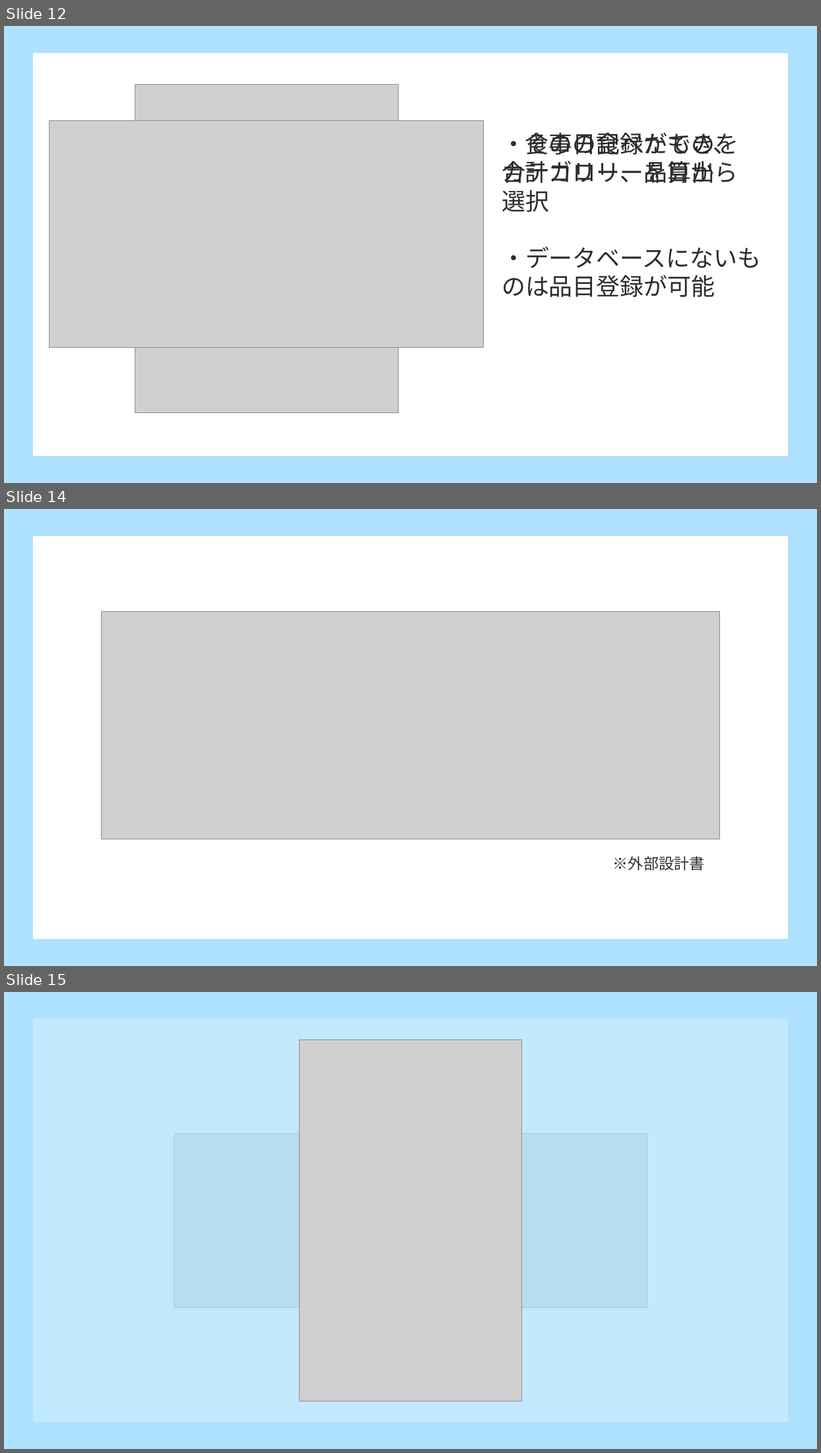
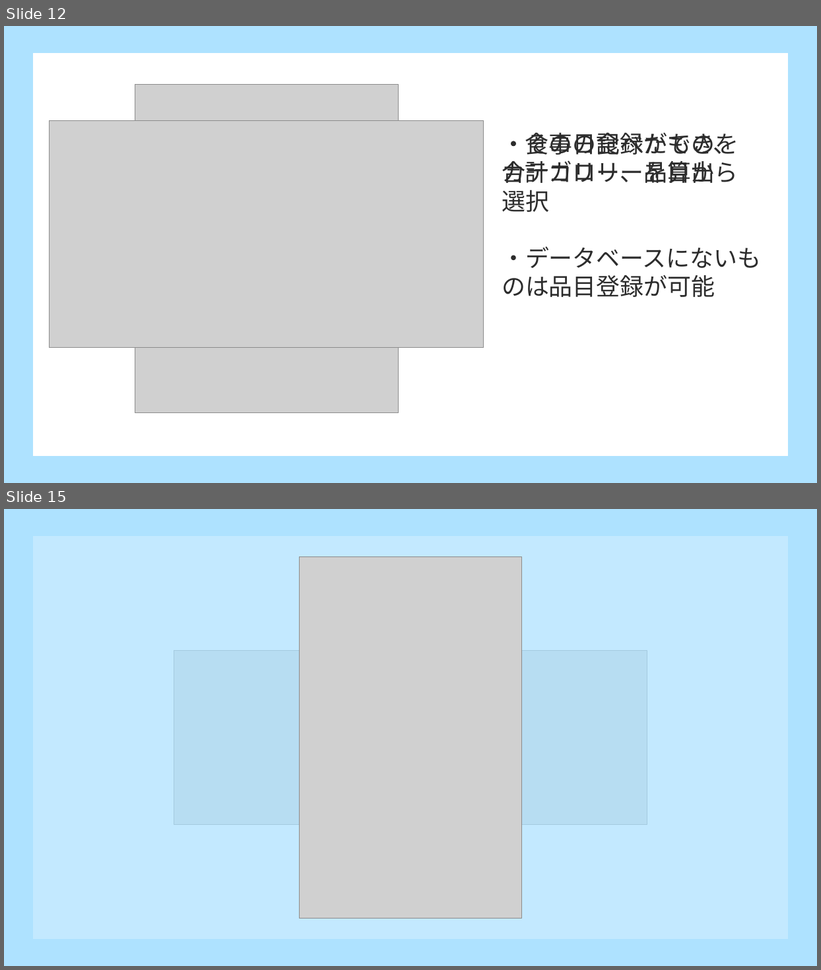
Before and after one commit to dojo2023/D-1, a slide deck: doc/発表資料.pptx. Shown one above the other, each under a label of ours: slides 12, 14 and 15 before the commit, slides 12 and 15 after it; the slides between them are not shown. The pictures are 821x1453 and 821x970 pixels, drawn with LibreOffice and Linux fonts; fonts in the diff are those of the drawing; grey boxes stand for pictures. Boxes give left, top, right and bottom in pixels: in the first picture for what was removed or moved away, otherwise in the second. Text is boxed around its words. In the diff, an @@ line names an element or a change of style, - is before the commit and + after.

```diff
--- a/doc/発表資料.pptx
+++ b/doc/発表資料.pptx
@@ slide 14 removed at <box>4,509,817,966</box>, background #AEE2FF @@
@@ rectangle removed at <box>33,536,789,939</box> @@
@@ picture removed at <box>101,611,720,839</box> @@
@@ text removed at <box>613,856,705,871</box> @@
-※外部設計書
```
Also in this commit, not shown: 3 slides changed, 2 slides added, 1 other file.
